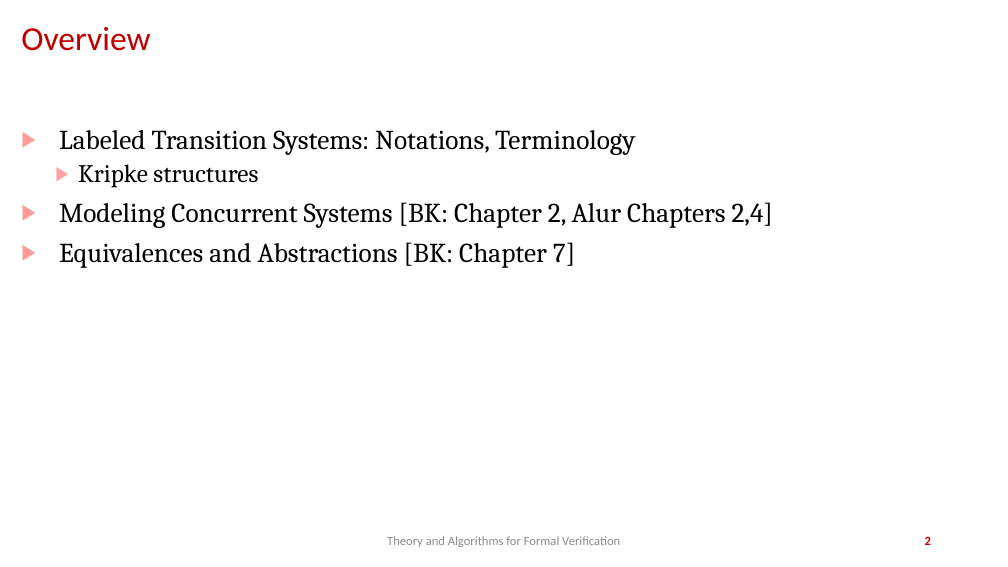
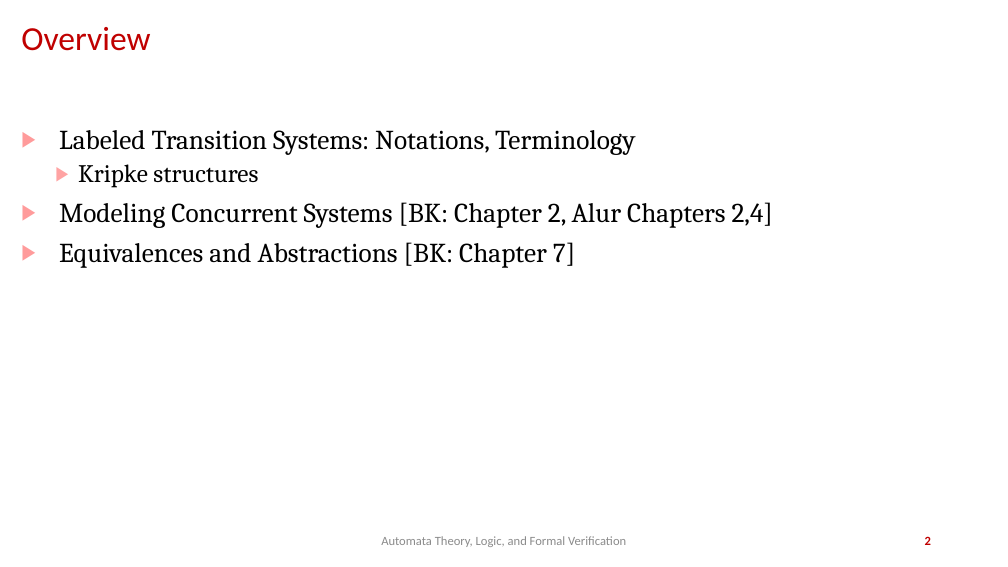
Before and after one commit to jdeshmukh/jdeshmukh.github.io, a slide deck: slide 2 of teaching/cs624-automata-theory-logic-verification-spring-2026/slides/2-Labelled-Transition-Systems.pptx. Drawn at 1008x567 pixels with LibreOffice and Linux fonts; fonts in the diff are those of the drawing; background and template pictures are left out. Boxes give left, top, right and bottom in pixels: in the first picture for what was removed or moved away, otherwise in the second. Text is boxed around its words. In the diff, an @@ line names an element or a change of style, - is before the commit and + after.

```diff
--- a/teaching/cs624-automata-theory-logic-verification-spring-2026/slides/2-Labelled-Transition-Systems.pptx
+++ b/teaching/cs624-automata-theory-logic-verification-spring-2026/slides/2-Labelled-Transition-Systems.pptx
@@ text at (x1=381, y1=536, x2=626, y2=547): text changed @@
-Theory and Algorithms for Formal Verification
+Automata Theory, Logic, and Formal Verification
```
Also in this commit, not shown: 38 other slides changed, 1 slide removed, 2 other files.
